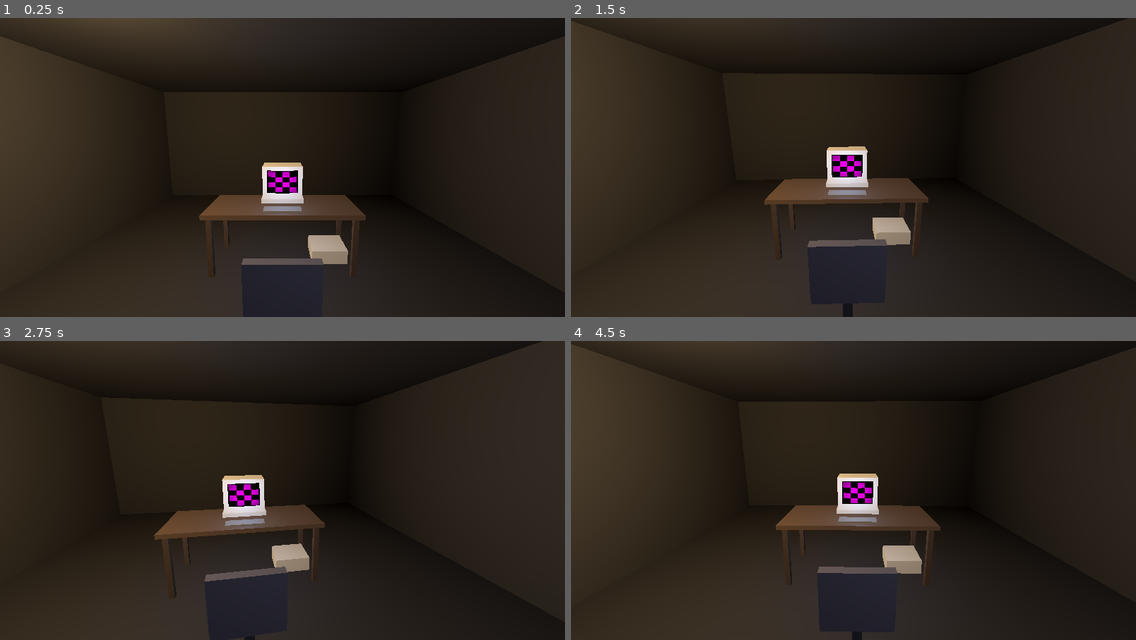
Above: before the commit, frames 1-4 (two rows, left to right).
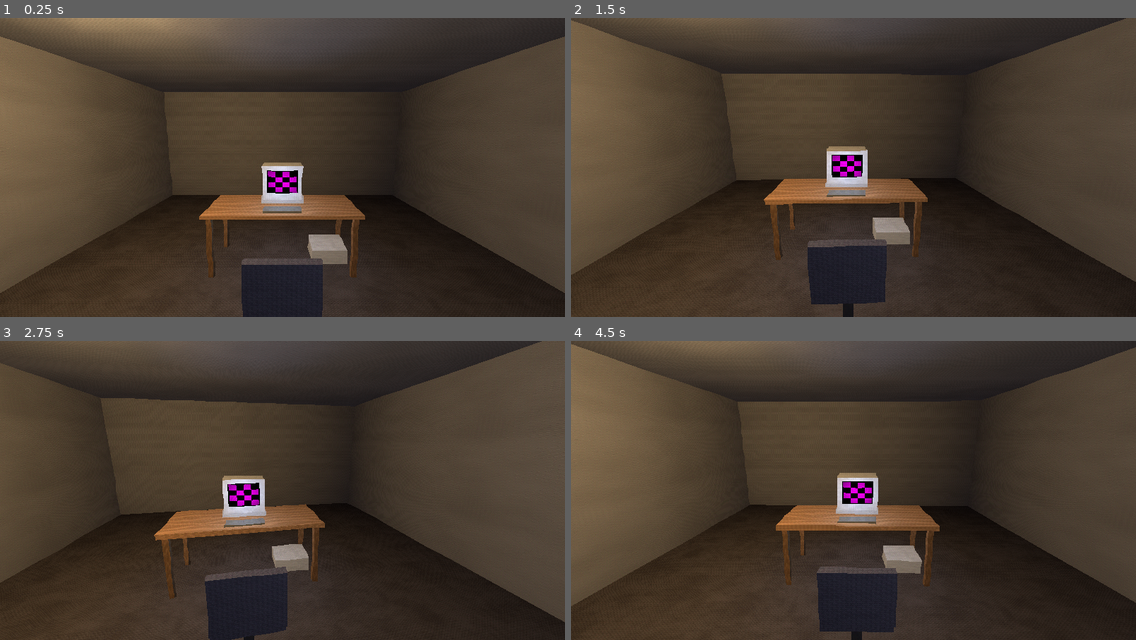
Above: after the commit, the same moments.

Repository: vladslugin/templeos-steam
Game: Godot game, scene res://scenes/Room.tscn
The game is run twice, just before and just after one commit, with the same random seed, the same clock (stepped at 60 frames per second) and the same inputs. This scene is started directly instead of the project's main scene.
Inputs (mouse positions are in pixels of both pictures, inside the frame that each line leads up to):
- Up to frame 1 (0.25 s): no input
- Up to frame 2 (1.5 s): tap Enter at 0.5 s; move the mouse to (881, 167) at 0.52 s; hold Up from 0.53 s (still down); tap Backspace at 0.6 s; click (881, 167) at 0.67 s; tap Space at 0.77, 1.25 s; move the mouse to (825, 167) at 1.27 s; tap Tab at 1.35 s
- Up to frame 3 (2.75 s): keep holding Up; tap Space at 1.52 s; tap Enter at 2, 2.1 s; move the mouse to (293, 484) at 2.02 s
- Up to frame 4 (4.5 s): keep holding Up; tap Space at 2.75, 3.02, 3.77, 4.25 s; move the mouse to (847, 496) at 2.77 s; tap Keypad Enter at 2.85 s; click (847, 496) at 2.92 s; tap Enter at 3.5 s; move the mouse to (893, 493) at 3.52 s; tap Delete at 3.6 s; move the mouse to (808, 487) at 4.27 s; tap Shift at 4.35 s

The runs differ from the first frame. In frame 1, 64% of the frame differs, in the area x 0-100%, y 0-100%; in frame 2, 60%; in frame 3, 61%; in frame 4, 61%.

Commit message:
The room is textured, in the manner of a machine with 2MB of memory
Same rule as the sound: generated, not downloaded. tools/make_textures.py makes
all seven out of noise with a bias - plaster, carpet, wood, injection-moulded
beige, a woven fabric - which is what those surfaces are. Rights unambiguous,
88KB on disk.

They are 128 pixels square, quantised to sixteen colours taken from the image
itself, and ordered-dithered BEFORE quantising rather than after. That order is
the point: dithering afterwards only stipples between palette entries, while
dithering first is what makes the quantiser choose the cross-hatch. A gradient
in sixteen steps bands, and the banding is half of what the look is.

The other half is in shaders/psx.gdshader, because it is a property of how the
triangle is drawn rather than of the picture on it:

  affine mapping    the texture shears and swims across a polygon. The GPU
                    interpolates a varying perspective-correctly, so handing it
                    UV*w and w separately and dividing in the fragment gets back
                    plain screen-space interpolation - which is what a
                    rasteriser with no divider did.
  vertex snapping   positions land on a 160-wide grid, after the divide by w,
                    so distant geometry twitches in bigger steps than the desk
                    in front of you.
  15-bit colour     five bits a channel with a dither of one step.
  vertex lighting   corners lit and interpolated between, not per pixel.

No missing depth buffer. That one is a bug people remember fondly and would be
an actual bug in a room somebody has to read a screen in.

Two things that cost a run each. The vertex function projected VERTEX straight
through PROJECTION_MATRIX; in Godot 4 that value is still in model space when
the function runs, so every wall went behind the camera and the room rendered as
a black void with a monitor floating in it. And a wall drawn as two triangles
shears so hard that the plaster reads as diagonal wallpaper - so faces are
subdivided, six a metre, which is exactly what was done about it at the time:
the error is per triangle, so smaller triangles carry less of it.

The lamps are back down. The textures are lighter than the flat colours they
replaced, and the tube should be the brightest thing in the room.

Diff:
--- a/host/temple/scripts/Room.gd
+++ b/host/temple/scripts/Room.gd
@@ -144,38 +144,81 @@
 
 # ---------------------------------------------------------------- the room
 
-func _box(size: Vector3, at: Vector3, colour: Color,
-		rough := 0.9) -> MeshInstance3D:
+## One box, wearing one of the room's textures.
+##
+## `tex` names a file in res://textures. `tiles_per_metre` decides how often it
+## repeats: a BoxMesh maps each face across the whole 0..1 of the texture, so
+## without this a six metre wall and a fifty centimetre monitor case wear the
+## same picture at wildly different scales and neither looks like the material
+## it is meant to be.
+##
+## `tint` multiplies the texture, for the places where the same plastic wants to
+## be a shade darker rather than a texture of its own.
+func _box(size: Vector3, at: Vector3, tex: String,
+		tiles_per_metre := 1.2, tint := Color(1, 1, 1)) -> MeshInstance3D:
 	var m := MeshInstance3D.new()
 	var mesh := BoxMesh.new()
 	mesh.size = size
+	# Cut big faces up. Affine mapping shears across a whole triangle, so a wall
+	# drawn as two of them warps into a diagonal pattern that reads as wallpaper
+	# rather than as plaster. Subdividing is what was actually done about this at
+	# the time - the error is per triangle, so smaller triangles carry less of
+	# it - and it costs nothing here: the room is a dozen boxes.
+	# Six a metre, capped. A wall wants the cap; the monitor case wants the rate,
+	# because at arm's length its front is a big triangle on the screen even
+	# though it is small in the room, and that is where the shear shows most.
+	mesh.subdivide_width = clampi(int(size.x * 6.0), 1, 12)
+	mesh.subdivide_height = clampi(int(size.y * 6.0), 1, 12)
+	mesh.subdivide_depth = clampi(int(size.z * 6.0), 1, 12)
 	m.mesh = mesh
 	m.position = at
-	var mat := StandardMaterial3D.new()
-	mat.albedo_color = colour
-	mat.roughness = rough
-	m.material_override = mat
+	m.material_override = _psx_material(tex, size, tiles_per_metre, tint)
 	add_child(m)
 	return m
+
+
+var _psx: Shader = null
+var _tex_cache: Dictionary = {}
+
+
+func _psx_material(tex: String, size: Vector3, tiles: float,
+		tint: Color) -> ShaderMaterial:
+	if _psx == null:
+		_psx = load("res://shaders/psx.gdshader")
+	if not _tex_cache.has(tex):
+		var path := "res://textures/%s.png" % tex
+		_tex_cache[tex] = load(path) if ResourceLoader.exists(path) else null
+	var mat := ShaderMaterial.new()
+	mat.shader = _psx
+	mat.set_shader_parameter("albedo", _tex_cache[tex])
+	# One number for both axes, from the largest face, which is close enough for
+	# boxes and keeps the texture square. Getting this per-face would mean
+	# building the mesh by hand, and the wrong repeat on the thin edge of a slab
+	# is not something anybody will see.
+	var span: float = maxf(maxf(size.x, size.y), size.z)
+	mat.set_shader_parameter("uv_scale", Vector2.ONE * maxf(1.0, span * tiles))
+	mat.set_shader_parameter("tint", tint)
+	return mat
 
 
 func _build_room() -> void:
 	# Four walls, a floor and a ceiling, as one box each. Inside faces are what
 	# is seen, so the boxes are thin slabs rather than a hollowed cube.
-	var wall := Color(0.20, 0.19, 0.17)
-	_box(Vector3(6, 0.1, 6), Vector3(0, -0.05, 0), Color(0.13, 0.12, 0.11))
-	_box(Vector3(6, 0.1, 6), Vector3(0, 2.7, 0), Color(0.16, 0.15, 0.14))
-	_box(Vector3(6, 2.8, 0.1), Vector3(0, 1.4, -3), wall)
-	_box(Vector3(6, 2.8, 0.1), Vector3(0, 1.4, 3), wall)
-	_box(Vector3(0.1, 2.8, 6), Vector3(-3, 1.4, 0), wall)
-	_box(Vector3(0.1, 2.8, 6), Vector3(3, 1.4, 0), wall)
+	_box(Vector3(6, 0.1, 6), Vector3(0, -0.05, 0), "floor", 1.4)
+	_box(Vector3(6, 0.1, 6), Vector3(0, 2.7, 0), "ceiling", 1.0)
+	for wall in [
+			[Vector3(6, 2.8, 0.1), Vector3(0, 1.4, -3)],
+			[Vector3(6, 2.8, 0.1), Vector3(0, 1.4, 3)],
+			[Vector3(0.1, 2.8, 6), Vector3(-3, 1.4, 0)],
+			[Vector3(0.1, 2.8, 6), Vector3(3, 1.4, 0)]]:
+		_box(wall[0], wall[1], "wall", 0.9)
 
 	# One warm bulb, low. A room lit evenly reads as a showroom; a room lit from
 	# one place reads as somewhere a person actually sat.
 	var lamp := OmniLight3D.new()
 	lamp.position = Vector3(-1.4, 2.2, 1.2)
 	lamp.light_color = Color(1.0, 0.86, 0.66)
-	lamp.light_energy = 3.0
+	lamp.light_energy = 2.1
 	lamp.omni_range = 7.0
 	add_child(lamp)
 
@@ -188,7 +231,7 @@
 	var fill := OmniLight3D.new()
 	fill.position = Vector3(0.8, 2.0, 2.6)
 	fill.light_color = Color(0.72, 0.74, 0.85)
-	fill.light_energy = 1.1
+	fill.light_energy = 0.7
 	fill.omni_range = 6.0
 	add_child(fill)
 
@@ -209,28 +252,27 @@
 
 
 func _build_desk() -> void:
-	_box(Vector3(1.8, 0.05, 0.8), Vector3(0, 0.74, 0), Color(0.32, 0.24, 0.16), 0.7)
+	_box(Vector3(1.8, 0.05, 0.8), Vector3(0, 0.74, 0), "desk", 1.1)
 	for x in [-0.82, 0.82]:
 		for z in [-0.34, 0.34]:
-			_box(Vector3(0.06, 0.74, 0.06), Vector3(x, 0.37, z),
-					Color(0.24, 0.18, 0.12))
+			_box(Vector3(0.06, 0.74, 0.06), Vector3(x, 0.37, z), "desk", 2.0,
+					Color(0.72, 0.72, 0.72))
 	# The case, on its side under the desk, and the chair.
-	_box(Vector3(0.45, 0.18, 0.42), Vector3(0.6, 0.09, -0.1),
-			Color(0.75, 0.72, 0.62), 0.8)
+	_box(Vector3(0.45, 0.18, 0.42), Vector3(0.6, 0.09, -0.1), "case", 3.0)
 	# The chair, in a grey that catches the lamp. Nearly black was truer to an
 	# office chair and read as a hole cut out of the room: it is the closest
 	# thing to the camera on the way in, so it fills a third of the frame, and
 	# an unlit third of the frame is not furniture, it is a missing wall.
-	var chair := Color(0.29, 0.28, 0.31)
-	_box(Vector3(0.5, 0.08, 0.5), Vector3(0, 0.45, 1.15), chair)
+	_box(Vector3(0.5, 0.08, 0.5), Vector3(0, 0.45, 1.15), "chair", 3.0)
 	# The back is low enough to see the desk over. A real one is taller; a real
 	# one is also not between the viewer and the thing they came to look at.
-	_box(Vector3(0.5, 0.40, 0.07), Vector3(0, 0.66, 1.38), chair)
-	_box(Vector3(0.08, 0.45, 0.08), Vector3(0, 0.22, 1.15), Color(0.18, 0.18, 0.2))
+	_box(Vector3(0.5, 0.40, 0.07), Vector3(0, 0.66, 1.38), "chair", 3.0)
+	_box(Vector3(0.08, 0.45, 0.08), Vector3(0, 0.22, 1.15), "case", 4.0,
+			Color(0.35, 0.35, 0.38))
 	# A keyboard, because a monitor with nothing in front of it looks like a
 	# display in a shop.
-	_box(Vector3(0.44, 0.02, 0.16), Vector3(0, 0.775, 0.24),
-			Color(0.42, 0.40, 0.36), 0.95)
+	_box(Vector3(0.44, 0.02, 0.16), Vector3(0, 0.775, 0.24), "case", 6.0,
+			Color(0.62, 0.60, 0.56))
 
 
 # ------------------------------------------------------------- the monitor
@@ -238,10 +280,9 @@
 func _build_screen() -> void:
 	# The case around the tube: a shallow box with the picture set into its
 	# front. A 4:3 screen 0.34m across, which is a 17-inch monitor.
-	_box(Vector3(0.50, 0.42, 0.36), Vector3(0, 1.03, -0.18),
-			Color(0.80, 0.77, 0.67), 0.85)
-	_box(Vector3(0.54, 0.06, 0.34), Vector3(0, 0.79, -0.18),
-			Color(0.74, 0.71, 0.62), 0.85)
+	_box(Vector3(0.50, 0.42, 0.36), Vector3(0, 1.03, -0.18), "plastic", 3.0)
+	_box(Vector3(0.54, 0.06, 0.34), Vector3(0, 0.79, -0.18), "plastic", 3.0,
+			Color(0.92, 0.92, 0.92))
 
 	_screen = MeshInstance3D.new()
 	var plane := PlaneMesh.new()
--- /dev/null
+++ b/host/temple/shaders/psx.gdshader
@@ -0,0 +1,88 @@
+shader_type spatial;
+
+// The room's surfaces, drawn the way a 1994 console drew them.
+//
+// Four things made that hardware look the way it did, and three of them are
+// here. The fourth - no depth buffer, so polygons sort by their centre and
+// swap in front of each other - is a bug people remember fondly and would be
+// an actual bug in a room somebody has to read a screen in, so it is left out.
+//
+//   affine texture mapping   the texture swims and shears on a big polygon,
+//                            because the rasteriser interpolated across the
+//                            screen and not across the surface
+//   vertex snapping          positions land on a coarse grid, so edges twitch
+//                            as the camera moves - there was no sub-pixel
+//                            precision to land between
+//   colour quantisation      fifteen bits out, ordered-dithered, so gradients
+//                            break into a cross-hatch rather than into bands
+//
+// Vertex lighting rather than per-pixel, for the same reason: that machine lit
+// corners and interpolated between them.
+
+render_mode vertex_lighting, diffuse_lambert, specular_disabled;
+
+uniform sampler2D albedo : source_color, filter_nearest, repeat_enable;
+uniform vec2 uv_scale = vec2(1.0, 1.0);
+uniform vec3 tint : source_color = vec3(1.0);
+
+// How coarse the vertex grid is, across the screen. Lower is more of a wobble.
+// 160 is about what a 320-wide framebuffer gave.
+uniform float snap = 160.0;
+
+// Bits per channel out. 5 is what the console's framebuffer held.
+uniform float levels = 31.0;
+
+varying vec2 aff_uv;
+varying float aff_w;
+
+void vertex() {
+	// MODELVIEW as well as PROJECTION. In Godot 4 the VERTEX handed to this
+	// function is still in model space - the transform happens after it returns
+	// - so projecting it directly puts every wall somewhere behind the camera
+	// and the room renders as an empty black box with a floating monitor in it.
+	vec4 clip = PROJECTION_MATRIX * (MODELVIEW_MATRIX * vec4(VERTEX, 1.0));
+
+	// Land the vertex on a grid, in normalised device coordinates, then put it
+	// back into clip space. Doing it after the divide by w is what makes the
+	// wobble depend on distance the way it did: a far-off wall snaps in bigger
+	// steps than the desk in front of you.
+	vec2 grid = vec2(snap, snap * 0.75);
+	clip.xy = round(clip.xy / clip.w * grid) / grid * clip.w;
+	POSITION = clip;
+
+	// Affine texture mapping, which is the whole trick of the look.
+	//
+	// The GPU interpolates a varying perspective-correctly: it carries v/w and
+	// 1/w across the triangle and divides at the end. Handing it v*w instead
+	// means what arrives is (sum of lambda*v) / (sum of lambda/w), and handing
+	// it w as well gives 1 / (sum of lambda/w) - so dividing one by the other
+	// leaves plain screen-space interpolation. Which is exactly what a
+	// rasteriser with no divider did, and why the textures swim.
+	aff_uv = UV * uv_scale * clip.w;
+	aff_w = clip.w;
+}
+
+// The 4x4 ordered matrix, as arithmetic rather than a lookup table.
+float bayer(vec2 p) {
+	vec2 c = floor(mod(p, 4.0));
+	float i = c.y * 4.0 + c.x;
+	// The classic Bayer ordering, written out. A formula for it exists and is
+	// unreadable; sixteen numbers are not.
+	float m[16] = {0.0, 8.0, 2.0, 10.0,
+			12.0, 4.0, 14.0, 6.0,
+			3.0, 11.0, 1.0, 9.0,
+			15.0, 7.0, 13.0, 5.0};
+	return m[int(i)] / 16.0 - 0.5;
+}
+
+void fragment() {
+	vec2 uv = aff_uv / aff_w;
+	vec3 c = texture(albedo, uv).rgb * tint;
+	// Quantise with a dither offset of one step, so a colour between two levels
+	// comes out as a checker of both instead of picking one.
+	float d = bayer(FRAGCOORD.xy);
+	c = floor(c * levels + 0.5 + d) / levels;
+	ALBEDO = c;
+	ROUGHNESS = 1.0;
+	SPECULAR = 0.0;
+}
Not shown, added: host/temple/shaders/psx.gdshader.uid
Binary file added: host/temple/textures/case.png
Not shown, added: host/temple/textures/case.png.import
Binary file added: host/temple/textures/ceiling.png
Not shown, added: host/temple/textures/ceiling.png.import
Binary file added: host/temple/textures/chair.png
Not shown, added: host/temple/textures/chair.png.import
Binary file added: host/temple/textures/desk.png
Not shown, added: host/temple/textures/desk.png.import
Binary file added: host/temple/textures/floor.png
Not shown, added: host/temple/textures/floor.png.import
Binary file added: host/temple/textures/plastic.png
(and 4 more such lines)
